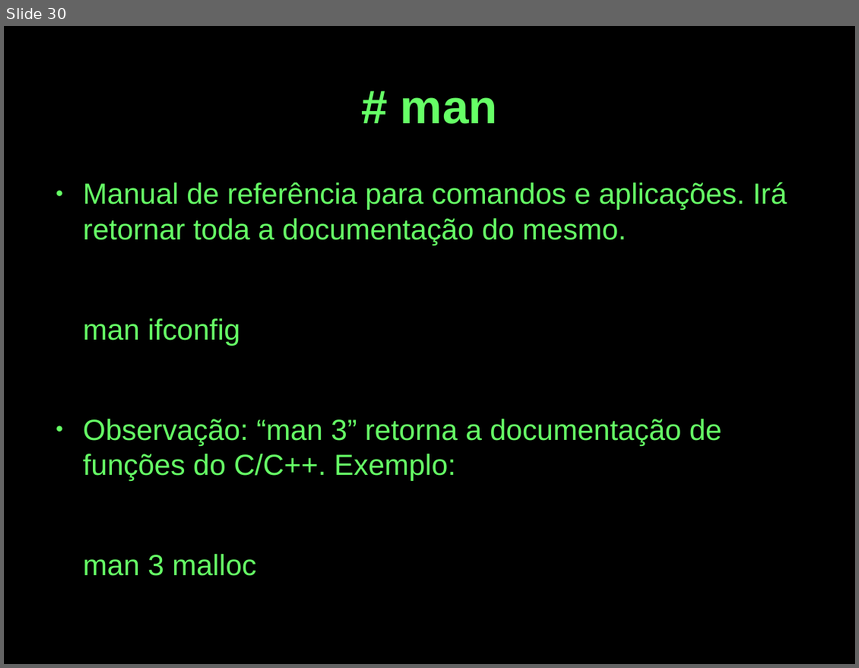
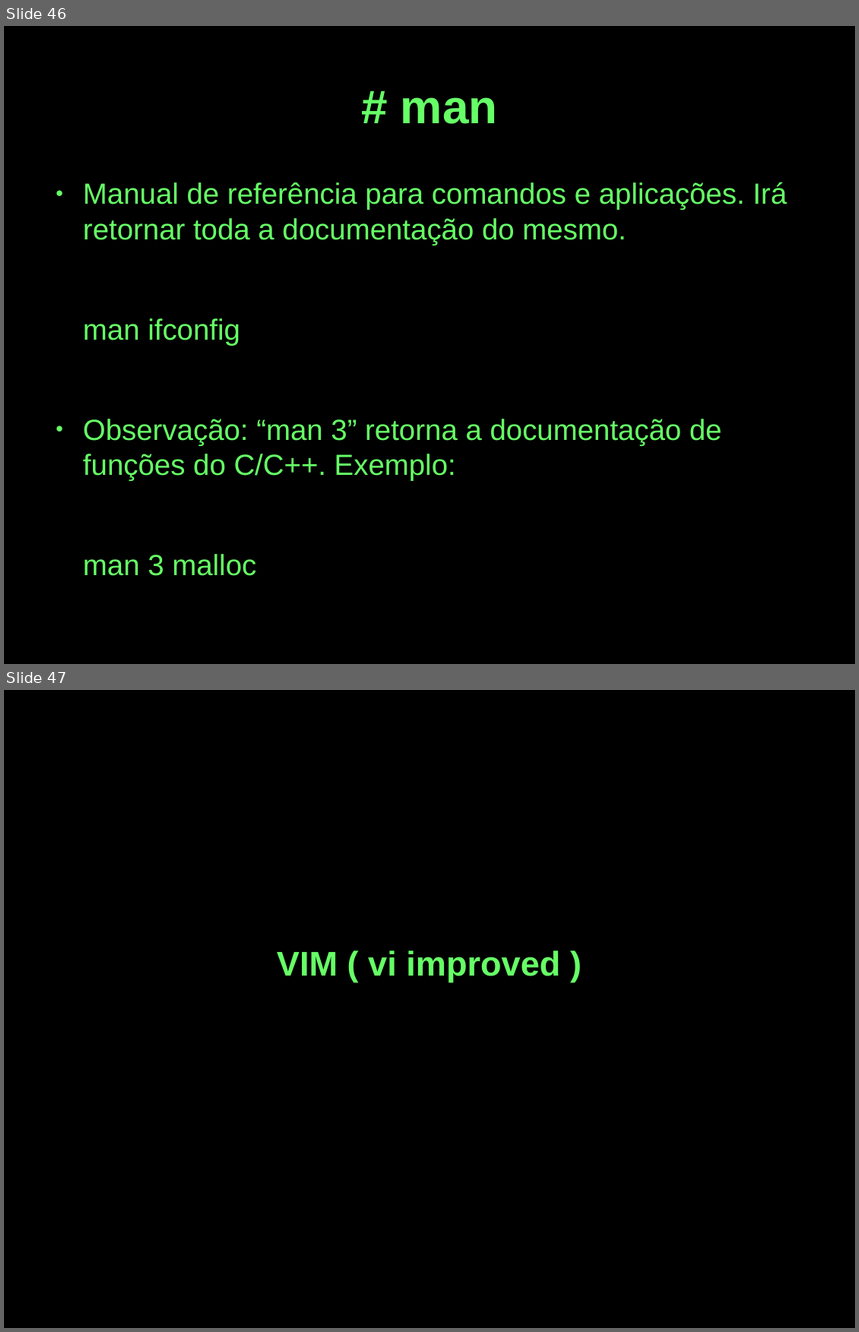
Before and after one commit to cjlcarvalho/presentations, a slide deck: shell-presentation.odp. Shown one above the other, each under a label of ours: slide 30 before the commit, slides 46 and 47 after it. The pictures are 859x668 and 859x1332 pixels, drawn with LibreOffice and Linux fonts; fonts in the diff are those of the drawing. Boxes give left, top, right and bottom in pixels: in the first picture for what was removed or moved away, otherwise in the second. Text is boxed around its words. In the diff, an @@ line names an element or a change of style, - is before the commit and + after.

```diff
--- a/shell-presentation.odp
+++ b/shell-presentation.odp
@@ slide 47 added at box(4, 690, 855, 1328), background #000000 @@
@@ subtitle added at box(277, 951, 560, 983), 32 pt, text #66FF66, bold @@
+VIM ( vi improved )
@@ what was slide 30 is now slide 46 @@
```
Also in this commit, not shown: 1 slide changed, 18 other slides added, 1 slide removed, 2 other files.
